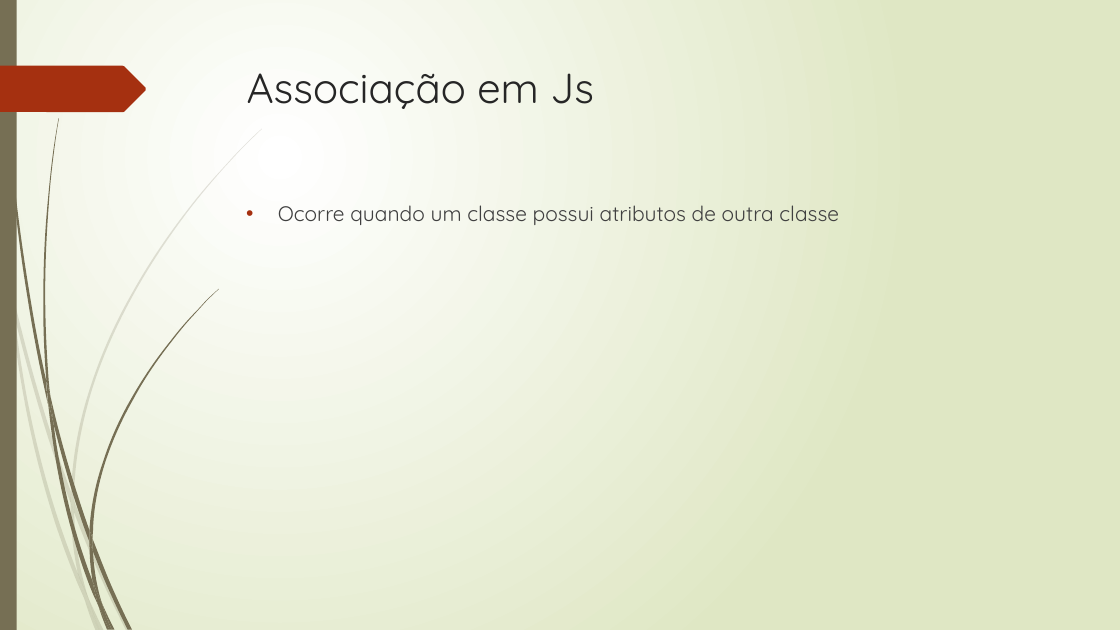
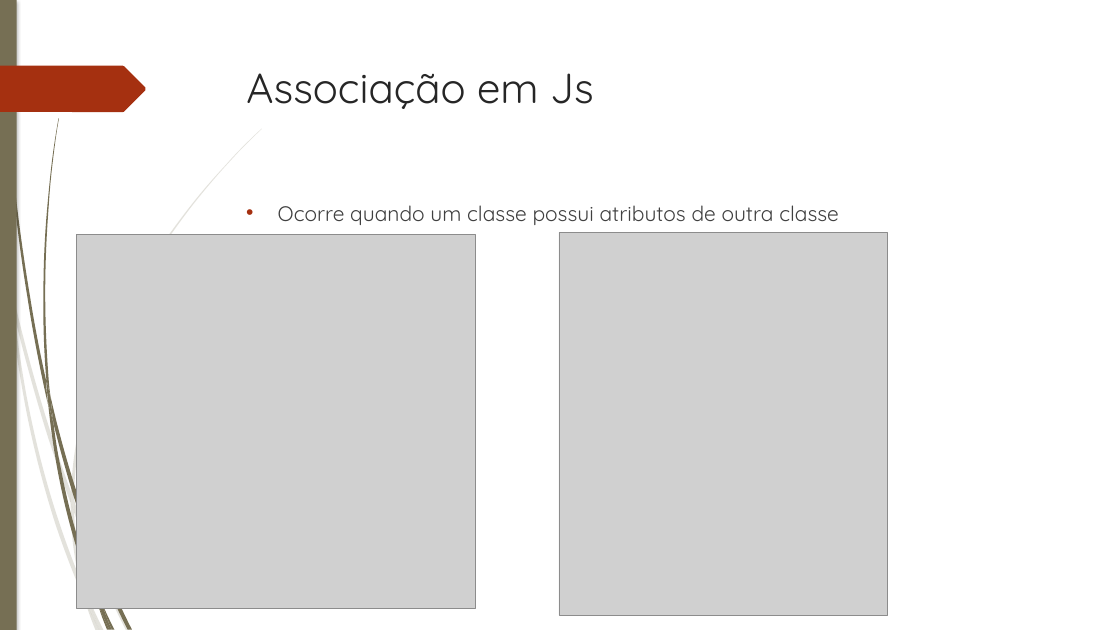
Before and after one commit to josemdfjunior/PLP, a slide deck: slide 5 of Atividade09/PLP_Atividade_09__Max.pptx. Drawn at 1120x630 pixels with LibreOffice and Linux fonts; fonts in the diff are those of the drawing; grey boxes stand for pictures. Boxes give left, top, right and bottom in pixels: in the first picture for what was removed or moved away, otherwise in the second. Text is boxed around its words. In the diff, an @@ line names an element or a change of style, - is before the commit and + after.

```diff
--- a/Atividade09/PLP_Atividade_09__Max.pptx
+++ b/Atividade09/PLP_Atividade_09__Max.pptx
@@ background gradient #FFFFFF to #DFE8C4 to #FFFFFF @@
@@ rectangle at (x1=0, y1=0, x2=17, y2=630): shadow on @@
@@ outline redrawn in 10 elements at (x1=12, y1=290, x2=71, y2=503), (x1=74, y1=501, x2=130, y2=630), (x1=9, y1=294, x2=85, y2=600), (x1=71, y1=503, x2=88, y2=597), (x1=71, y1=129, x2=262, y2=501), (x1=78, y1=574, x2=100, y2=630), (x1=3, y1=0, x2=48, y2=404), (x1=92, y1=539, x2=132, y2=629), (x1=43, y1=118, x2=59, y2=397), (x1=0, y1=66, x2=146, y2=112) @@
@@ text "Ocorre quando um classe possui ..." at (x1=278, y1=205, x2=839, y2=225): indent changed @@
@@ picture added at (x1=76, y1=235, x2=476, y2=609) @@
@@ picture added at (x1=559, y1=232, x2=887, y2=615) @@
@@ freeform shape removed at (x1=89, y1=289, x2=218, y2=539) @@
@@ freeform shape removed at (x1=89, y1=530, x2=92, y2=551) @@
@@ freeform shape removed at (x1=89, y1=542, x2=102, y2=604) @@
```
Also in this commit, not shown: 14 other slides changed.
